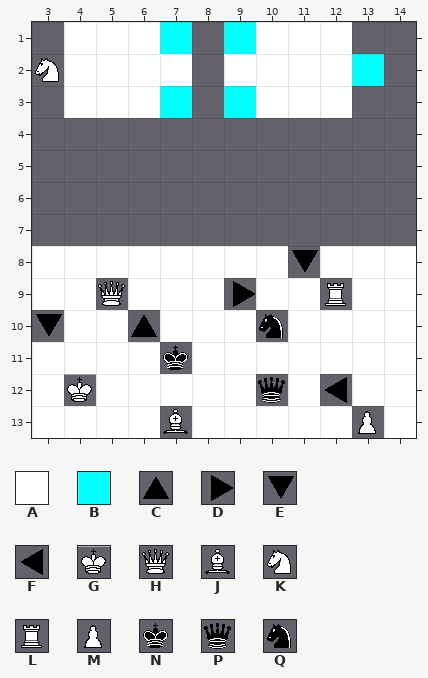
An edit to a level. Tiled map, testMap.tmx. That is the earlier state.
Cells are 32x32 px. Shown: x 3..14, y 1..13.
Key: from "Tileset": A 0, B 1, C 2, D 3, E 4, F 5, G 6, H 7, J 8, K 9, L 10, M 11, N 12, P 13, Q 15.
_ is an empty cell.
Layer "Map" before, first column x 3:
 1 _AAAB_BAAA__
 2 KAAAA_AAAAB_
 3 _AAAB_BAAA__
 4 ____________
 5 ____________
 6 ____________
 7 ____________
 8 AAAAAAAAEAAA
 9 AAHAAADAALAA
10 EAACAAAQAAAA
11 AAAANAAAAAAA
12 AGAAAAAPAFAA
13 AAAAJAAAAAMA
After:
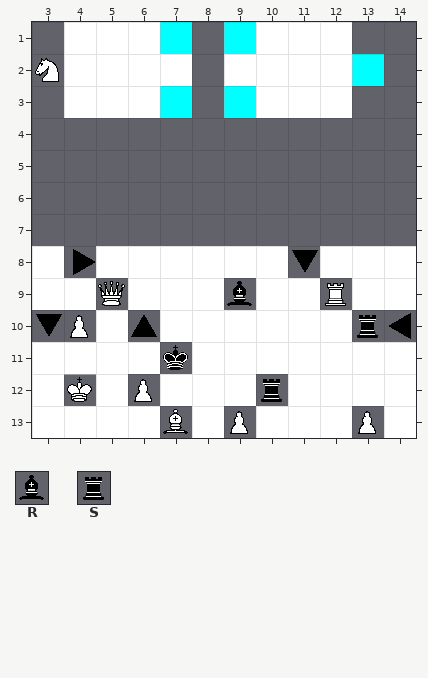
Further tiles: from "Tileset": R 14, S 16.
Difference:
Layer "Map":
y 8: x 4 A -> D
y 9: x 9 D -> R
y 10: x 4 A -> M; x 10 Q -> A; x 13..14 AA -> SF
y 12: x 6 A -> M; x 10 P -> S; x 12 F -> A
y 13: x 9 A -> M
